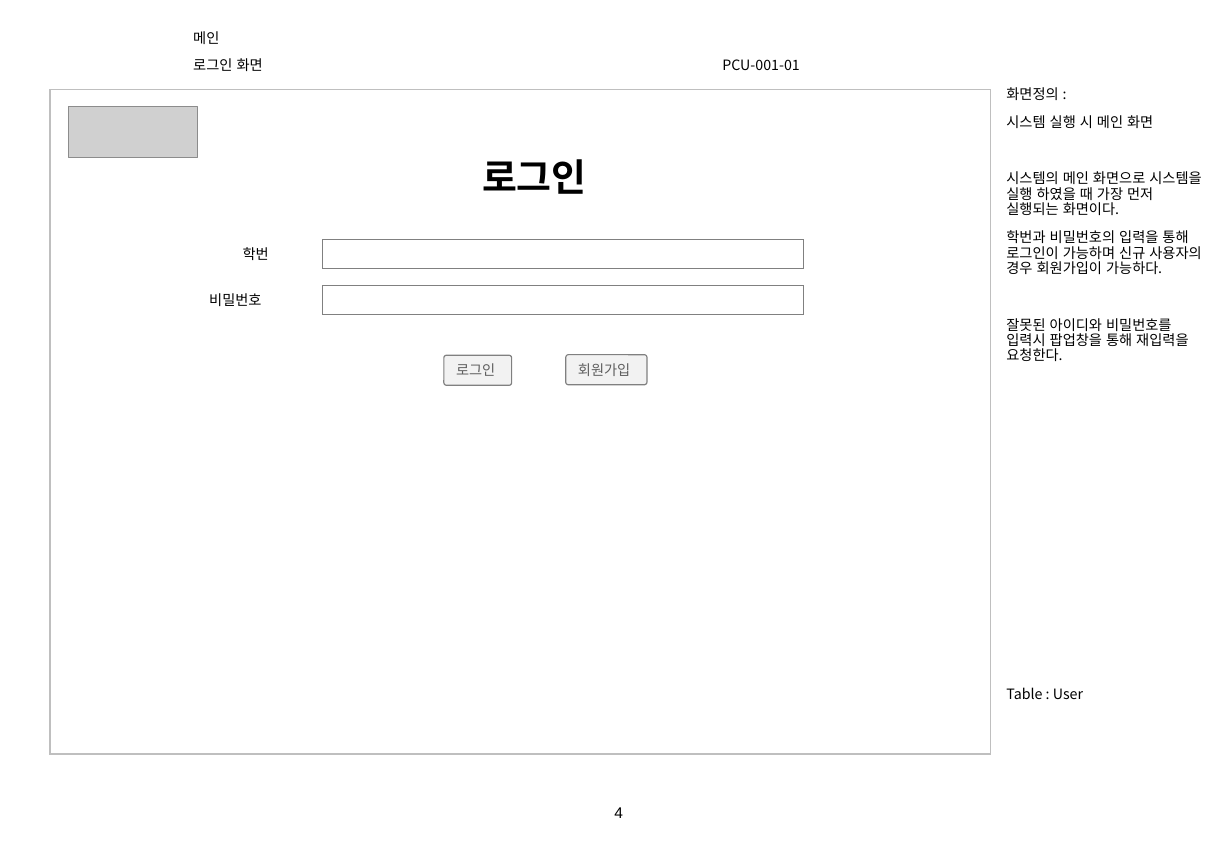
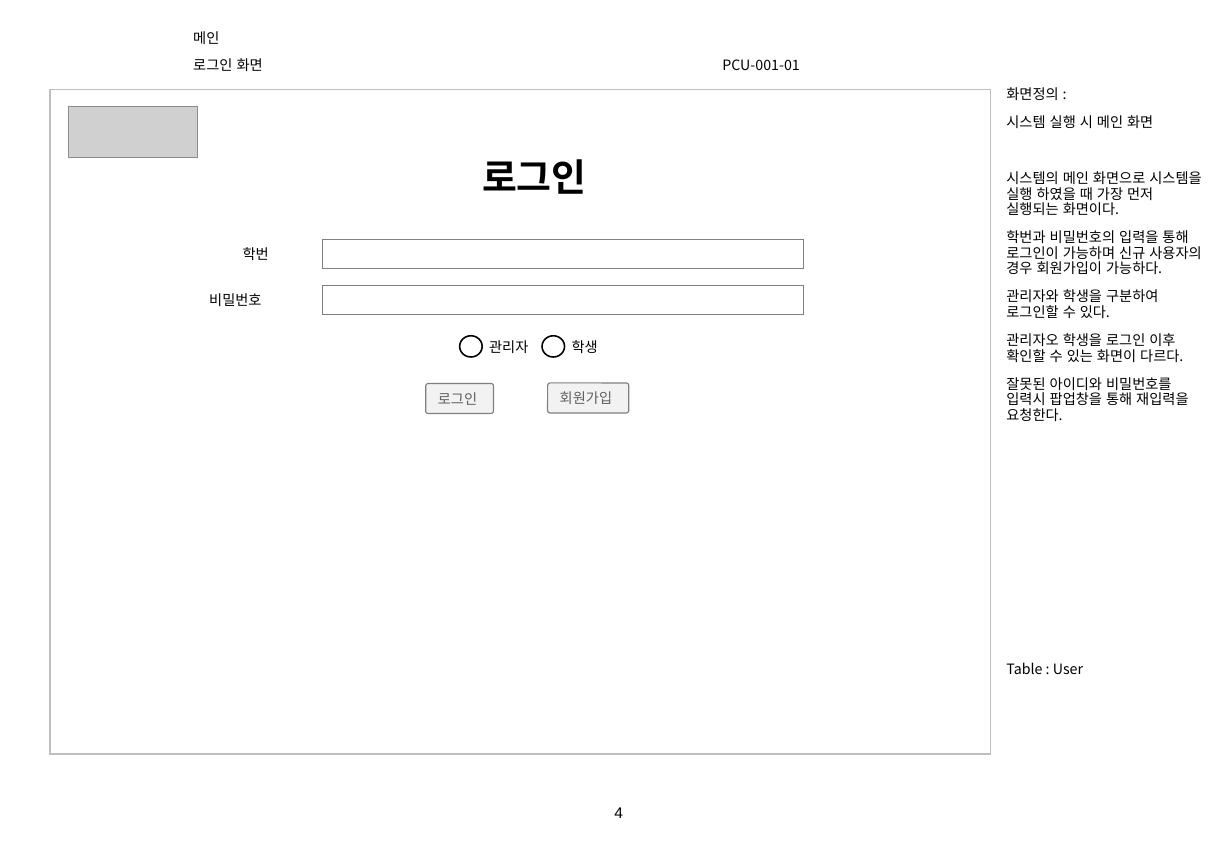
Before and after one commit to lgt9875/Idino-Project, a slide deck: slide 4 of 6.프로그램명세서(기능설명위주)_v1.0.pptx. Drawn at 1232x853 pixels with LibreOffice and Linux fonts; fonts in the diff are those of the drawing; grey boxes stand for pictures; background and template pictures are left out. Boxes give left, top, right and bottom in pixels: in the first picture for what was removed or moved away, otherwise in the second. Text is boxed around its words. In the diff, an @@ line names an element or a change of style, - is before the commit and + after.

```diff
--- a/6.프로그램명세서(기능설명위주)_v1.0.pptx
+++ b/6.프로그램명세서(기능설명위주)_v1.0.pptx
@@ text at [1006, 289, 1183, 362]: paragraphs added @@
+관리자와 학생을 구분하여 로그인할 수 있다.
+관리자오 학생을 로그인 이후 확인할 수 있는 화면이 다르다.
@@ ellipse added at [460, 336, 482, 357], outline #000000 1 pt @@
@@ text added at [489, 340, 528, 353], 9 pt, text #000000 @@
+관리자
@@ ellipse added at [543, 336, 565, 357], outline #000000 1 pt @@
@@ text added at [572, 340, 598, 353], 9 pt, text #000000 @@
+학생
@@ rounded rectangle "로그인": place and size @@
-rounded rectangle "로그인" at [444, 355, 512, 385]
+rounded rectangle "로그인" at [425, 383, 494, 413]
@@ rounded rectangle "회원가입": place and size @@
-rounded rectangle "회원가입" at [567, 355, 647, 385]
+rounded rectangle "회원가입" at [548, 383, 629, 413]
```
Also in this commit, not shown: 4 other slides changed, 4 other files.
